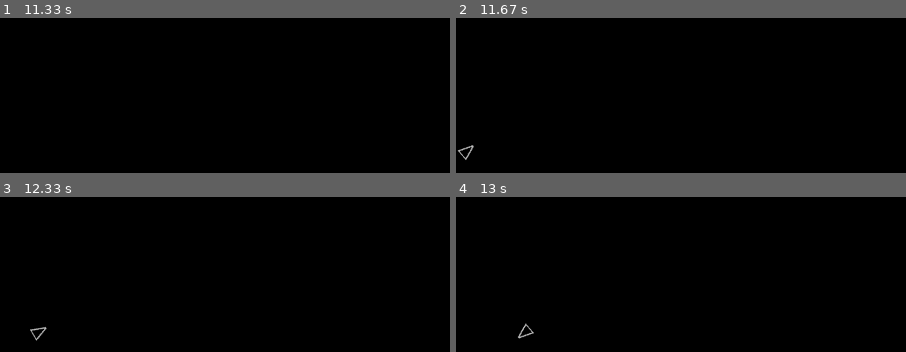
Above: before the commit, frames 1-4 (two rows, left to right).
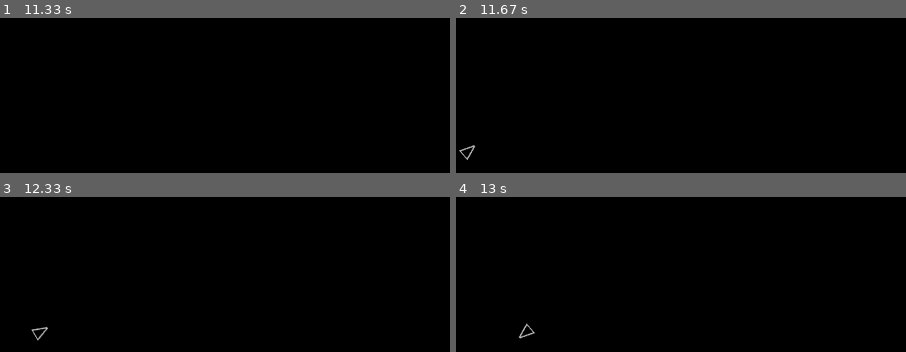
Above: after the commit, the same moments.

Repository: straylight77/arcade
Game: pygame game, started from pygame/ast_classic.py
The game is run twice, just before and just after one commit, with the same random seed, the same clock (stepped at 60 frames per second) and the same inputs.
Inputs:
- Up to frame 1 (11.33 s): hold Left 0.33-0.87 s; hold Left 0.9-1.3 s; hold Up 1.33-1.7 s; hold Right 1.73-2.37 s; hold Left 2.4-2.87 s; hold Right 2.9-3.37 s; hold Up 3.4-3.7 s; hold Right 3.73-4.2 s; hold Left 4.23-4.77 s; hold Left 4.8-5.2 s; hold Up 5.23-5.6 s; hold Right 5.63-6.27 s; hold Left 6.3-6.77 s; hold Right 6.8-7.27 s; hold Up 7.3-7.6 s; hold Right 7.63-8.1 s; hold Left 8.13-8.67 s; hold Left 8.7-9.1 s; hold Up 9.13-9.5 s; hold Right 9.53-10.17 s; hold Left 10.2-10.67 s; hold Right 10.7-11.17 s; hold Up from 11.2 s (still down)
- Up to frame 2 (11.67 s): release Up at 11.5 s; hold Right from 11.53 s (still down)
- Up to frame 3 (12.33 s): release Right at 12 s; hold Left from 12.03 s (still down)
- Up to frame 4 (13 s): release Left at 12.57 s; hold Left from 12.6 s (still down)
The pictures show only the part of the screen within x 0-50%, y 50-100%; the shares and areas given below are measured in that part.

Frame 1 is identical in both runs. In frame 2, 0.1% of the frame differs, in the area x 0-5%, y 81-92%; in frame 3, 0.1%, in the area x 6-11%, y 83-93%; in frame 4, 0.1%.

Commit message:
More cleanups.  Using mod instead of a bunch of ifs for check_boundries().  Removed drag.

Diff:
--- a/pygame/ast_classic.py
+++ b/pygame/ast_classic.py
@@ -25,31 +25,17 @@
         self.pos = pos
         self.vel = vel
         self.angle = 0
-        self.drag = 1.0
 
     def update(self, *args):
         self.pos[0] += self.vel[0]
         self.pos[1] += self.vel[1]
-        self.vel[0] *= self.drag
-        self.vel[1] *= self.drag
         self.check_boundry()
         self.prepare_for_draw()
 
     def check_boundry(self):
-        if self.pos[0] > MAX_X:
-            self.pos[0] = 0
-        if self.pos[0] < 0:
-            self.pos[0] = MAX_X
-
-        if self.pos[1] > MAX_Y:
-            self.pos[1] = 0
-        if self.pos[1] < 0:
-            self.pos[1] = MAX_Y
-
-        if self.angle < 0:
-            self.angle += 360
-        if self.angle > 360:
-            self.angle -= 360
+        self.pos[0] %= MAX_X
+        self.pos[1] %= MAX_Y
+        self.angle %= 360
 
     def prepare_for_draw(self):
         self.image = pygame.transform.rotate(self.image_orig, -self.angle)
@@ -78,8 +64,7 @@
 
     def __init__(self):
         GameObject.__init__(self)
-        self.create_sprite( pts=((32, 16), (0, 28), (0, 4)) )
-        #self.drag = 0.97
+        self.create_sprite( size=(32,32), pts=((32,16), (0,28), (0,4)) )
         self.reset()
         self.prepare_for_draw()
 
@@ -91,10 +76,14 @@
     def update(self, cmd):
         # 10 -> turn_rate
         # 0.5 -> thrust_rate
+        # 0.98 -> drag coeffecient
         self.angle += 10 * (cmd['right'] + cmd['left'])
         if cmd['thrust']:
             self.vel[0] += math.cos(math.radians(self.angle)) * 0.5
             self.vel[1] += math.sin(math.radians(self.angle)) * 0.5
+        #else:
+        #    self.vel[0] *= 0.98
+        #    self.vel[1] *= 0.98
         GameObject.update(self)
 
 
@@ -216,8 +205,6 @@
         #        ship.kill()
 
 
-
-
         # draw main screen
         DISPLAY.fill(C_BG)
         allsprites.draw(DISPLAY)
